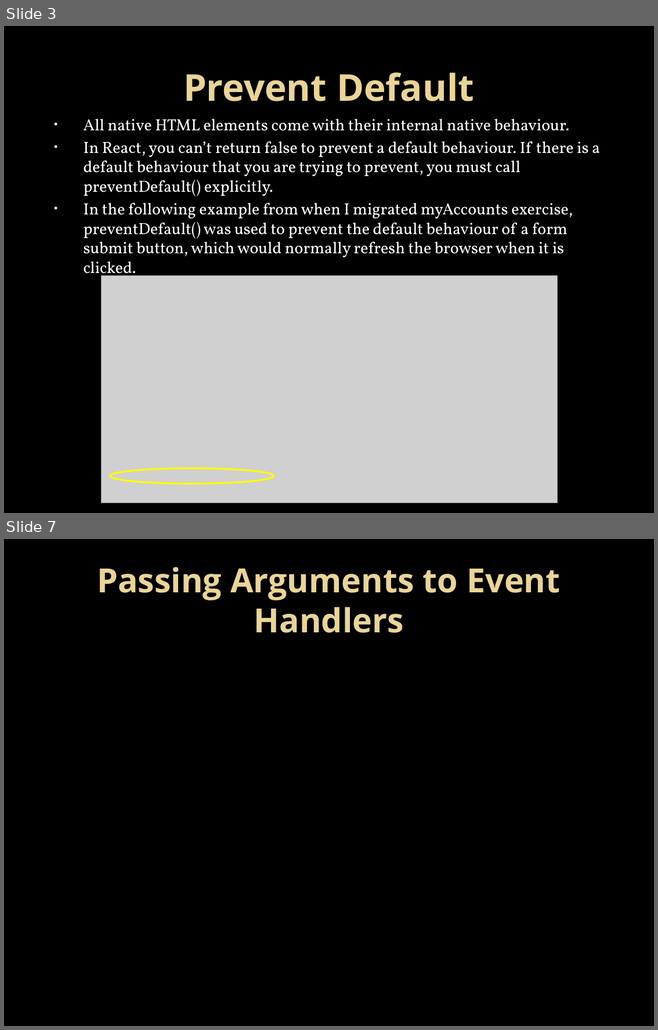
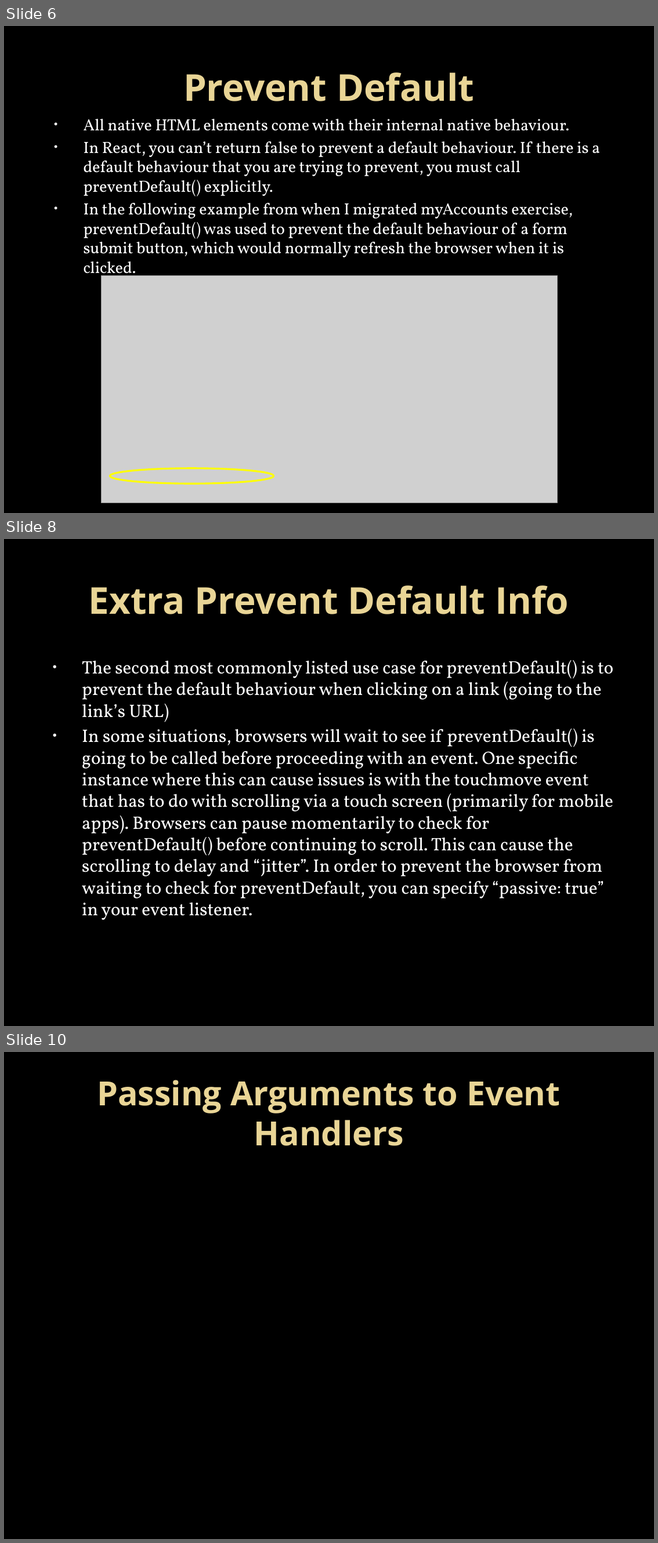
Before and after one commit to nhopfe/cohort3, a slide deck: Handling Events in React.pptx. Shown one above the other, each under a label of ours: slides 3 and 7 before the commit, slides 6, 8 and 10 after it; the slides between them are not shown. The pictures are 658x1030 and 658x1543 pixels, drawn with LibreOffice and Linux fonts; fonts in the diff are those of the drawing; grey boxes stand for pictures; background and template pictures are left out. Boxes give left, top, right and bottom in pixels: in the first picture for what was removed or moved away, otherwise in the second. Text is boxed around its words. In the diff, an @@ line names an element or a change of style, - is before the commit and + after.

Commit message:
up to 10 slides for Handling Events presentation

```diff
--- a/Handling Events in React.pptx
+++ b/Handling Events in React.pptx
@@ slide 8 added at [4, 539, 654, 1026], background picture (left out) @@
@@ title added at [88, 585, 568, 614], 41 pt, text gradient #EAD696 to #E7D081, bold @@
+Extra Prevent Default Info
@@ text added at [82, 660, 613, 920], 20 pt, text #FFFFFF @@
+• The second most commonly listed use case for preventDefault() is to prevent the default behaviour when clicking on a link (going to the link’s URL)
+• In some situations, browsers will wait to see if preventDefault() is going to be called before proceeding with an event. One specific instance where this can cause issues is with the touchmove event that has to do with scrolling via a touch screen (primarily for mobile apps). Browsers can pause momentarily to check for preventDefault() before continuing to scroll. This can cause the scrolling to delay and “jitter”. In order to prevent the browser from waiting to check for preventDefault, you can specify “passive: true” in your event listener.
@@ what was slide 3 is now slide 6 @@
@@ what was slide 7 is now slide 10 @@
```
Also in this commit, not shown: 1 slide changed, 5 other slides added, 2 slides removed, 2 other files.
